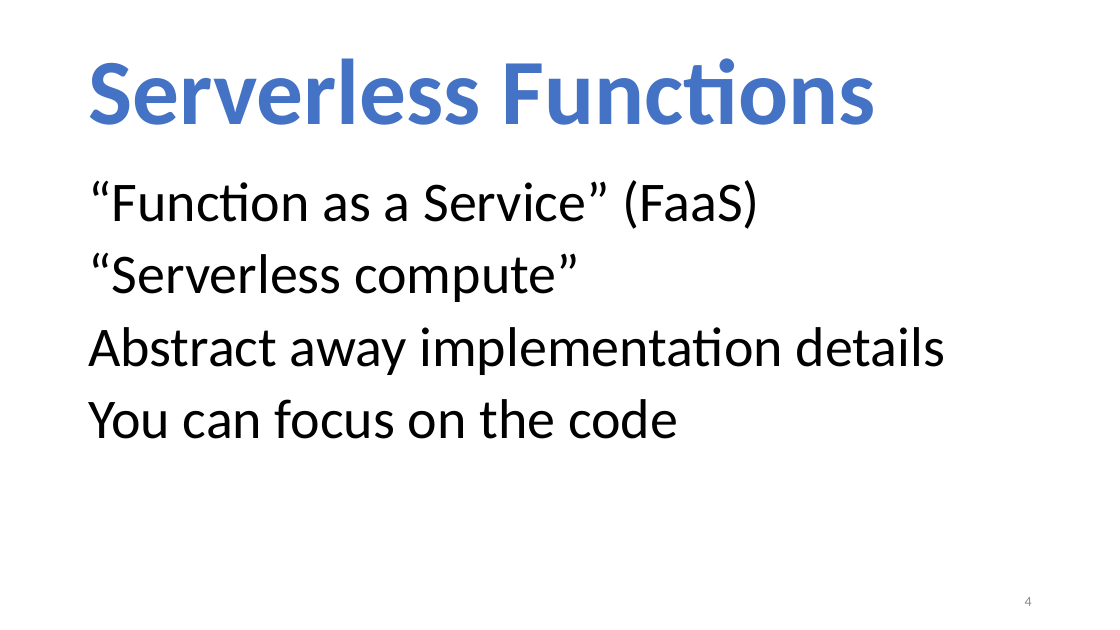
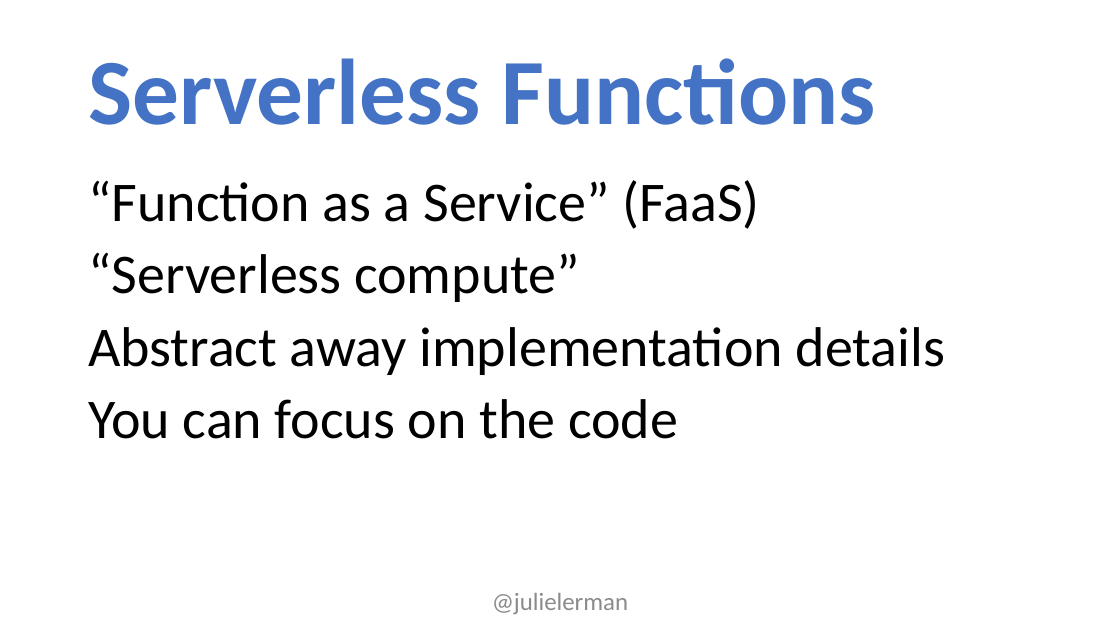
Before and after one commit to julielerman/ServerlessFall2018, a slide deck: slide 4 of Lerman_ServerlessDataAPI.pptx. Drawn at 1120x630 pixels with LibreOffice and Linux fonts; fonts in the diff are those of the drawing. Boxes give left, top, right and bottom in pixels: in the first picture for what was removed or moved away, otherwise in the second. Text is boxed around its words. In the diff, an @@ line names an element or a change of style, - is before the commit and + after.

```diff
--- a/Lerman_ServerlessDataAPI.pptx
+++ b/Lerman_ServerlessDataAPI.pptx
@@ text added at (492, 593, 628, 614), 16 pt, text #8C8C8C @@
+@julielerman
@@ page number removed at (1025, 597, 1032, 606) @@
-4
```
Also in this commit, not shown: 7 other slides changed, 1 slide added, 1 slide removed.
